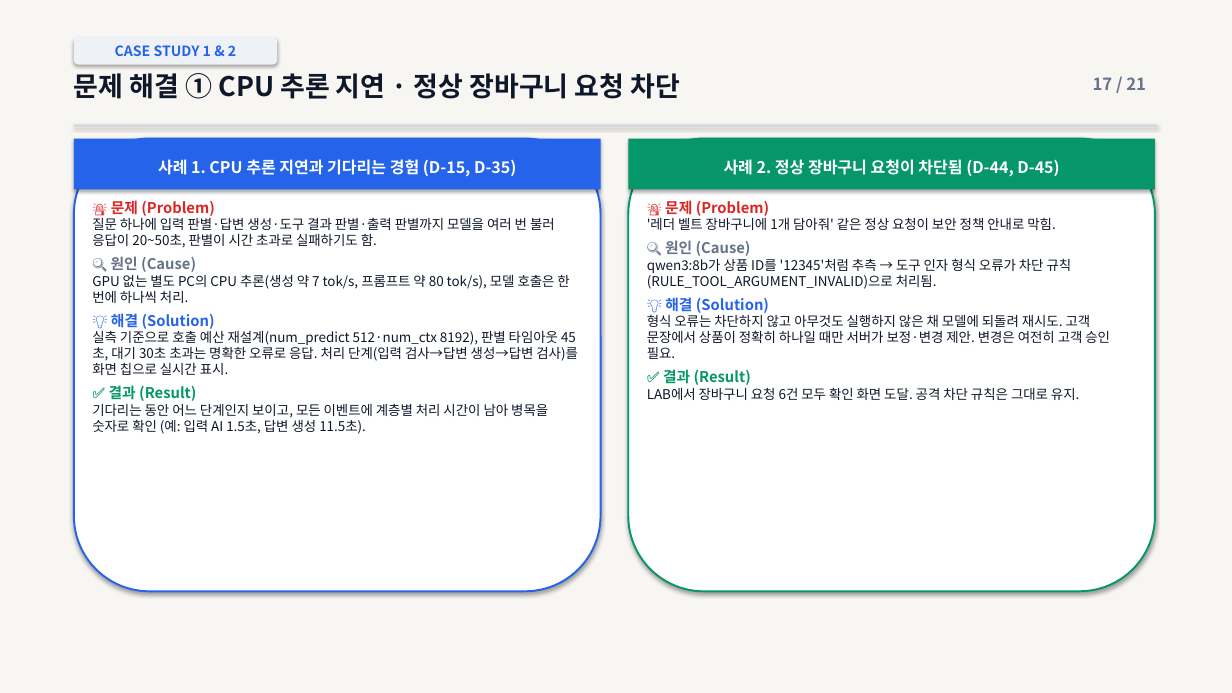
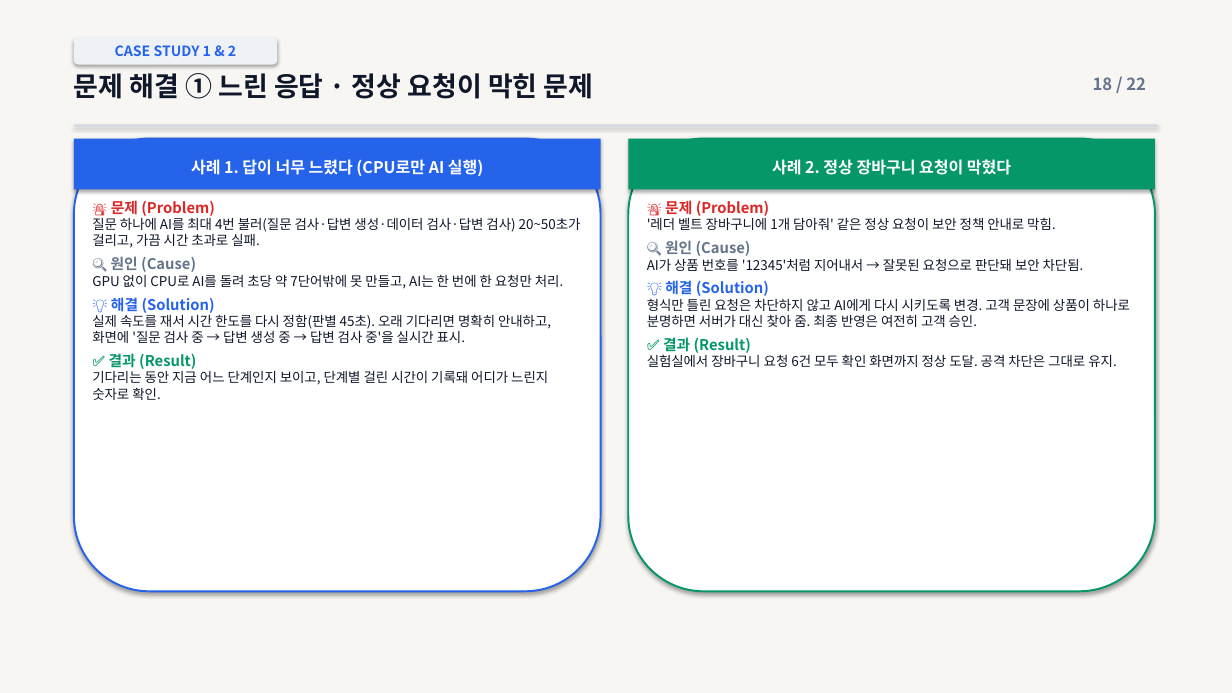
Before and after one commit to vcckm12/CMD_project_01, a slide deck: slide 19 of docs/presentation/final/발표자료.pptx (slide 17 before the commit). Drawn at 1232x693 pixels with LibreOffice and Linux fonts; fonts in the diff are those of the drawing. Boxes give left, top, right and bottom in pixels: in the first picture for what was removed or moved away, otherwise in the second. Text is boxed around its words. In the diff, an @@ line names an element or a change of style, - is before the commit and + after.

```diff
--- a/docs/presentation/final/발표자료.pptx
+++ b/docs/presentation/final/발표자료.pptx
@@ text at box(74, 73, 594, 99): text changed @@
-문제 해결 ① CPU 추론 지연 · 정상 장바구니 요청 차단
+문제 해결 ① 느린 응답 · 정상 요청이 막힌 문제
@@ text at box(1093, 77, 1146, 90): text changed @@
-17 / 21
+18 / 22
@@ text in rectangle at box(191, 159, 484, 176): text changed @@
-사례 1. CPU 추론 지연과 기다리는 경험 (D-15, D-35)
+사례 1. 답이 너무 느렸다 (CPU로만 AI 실행)
@@ text in rectangle at box(772, 159, 1011, 175): text changed @@
-사례 2. 정상 장바구니 요청이 차단됨 (D-44, D-45)
+사례 2. 정상 장바구니 요청이 막혔다
@@ text at box(92, 215, 581, 248): text changed @@
-질문 하나에 입력 판별·답변 생성·도구 결과 판별·출력 판별까지 모델을 여러 번 불러 응답이 20~50초, 판별이 시간 초과로 실패하기도 함.
+질문 하나에 AI를 최대 4번 불러(질문 검사·답변 생성·데이터 검사·답변 검사) 20~50초가 걸리고, 가끔 시간 초과로 실패.
@@ text at box(647, 255, 1084, 271): text changed @@
-qwen3:8b가 상품 ID를 '12345'처럼 추측 → 도구 인자 형식 오류가 차단 규칙(RULE_TOOL_ARGUMENT_INVALID)으로 처리됨.
+AI가 상품 번호를 '12345'처럼 지어내서 → 잘못된 요청으로 판단돼 보안 차단됨.
@@ text at box(92, 275, 563, 289): text changed @@
-GPU 없는 별도 PC의 CPU 추론(생성 약 7 tok/s, 프롬프트 약 80 tok/s), 모델 호출은 한 번에 하나씩 처리.
+GPU 없이 CPU로 AI를 돌려 초당 약 7단어밖에 못 만들고, AI는 한 번에 한 요청만 처리.
@@ text at box(647, 299, 1130, 327): text changed @@
-형식 오류는 차단하지 않고 아무것도 실행하지 않은 채 모델에 되돌려 재시도. 고객 문장에서 상품이 정확히 하나일 때만 서버가 보정·변경 제안. 변경은 여전히 고객 승인 필요.
+형식만 틀린 요청은 차단하지 않고 AI에게 다시 시키도록 변경. 고객 문장에 상품이 하나로 분명하면 서버가 대신 찾아 줌. 최종 반영은 여전히 고객 승인.
@@ text at box(92, 312, 551, 343): text changed @@
-실측 기준으로 호출 예산 재설계(num_predict 512·num_ctx 8192), 판별 타임아웃 45초, 대기 30초 초과는 명확한 오류로 응답. 처리 단계(입력 검사→답변 생성→답변 검사)를 화면 칩으로 실시간 표시.
+실제 속도를 재서 시간 한도를 다시 정함(판별 45초). 오래 기다리면 명확히 안내하고, 화면에 '질문 검사 중 → 답변 생성 중 → 답변 검사 중'을 실시간 표시.
@@ text at box(647, 352, 1116, 367): text changed @@
-LAB에서 장바구니 요청 6건 모두 확인 화면 도달. 공격 차단 규칙은 그대로 유지.
+실험실에서 장바구니 요청 6건 모두 확인 화면까지 정상 도달. 공격 차단은 그대로 유지.
@@ text at box(92, 368, 548, 400): text changed @@
-기다리는 동안 어느 단계인지 보이고, 모든 이벤트에 계층별 처리 시간이 남아 병목을 숫자로 확인 (예: 입력 AI 1.5초, 답변 생성 11.5초).
+기다리는 동안 지금 어느 단계인지 보이고, 단계별 걸린 시간이 기록돼 어디가 느린지 숫자로 확인.
```
Also in this commit, not shown: 15 other slides changed, 6 slides added, 4 slides removed, 4 other files.
